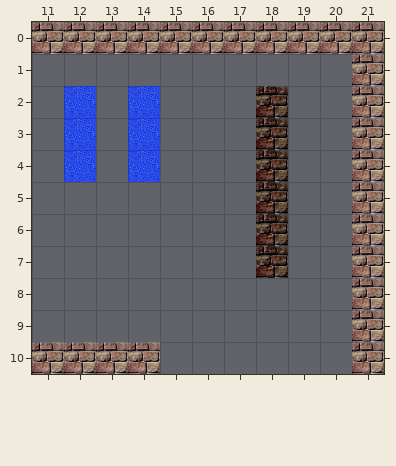
Level history. Tiled map: Clockwise/assets/top-right.tmx. Above, as it was before the edit.
Cells are 32x32 px. Shown: x 11..21, y 0..10.
The result:
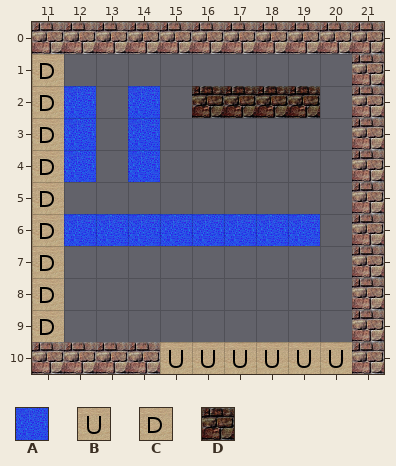
Key: from "tiles": A 1, B 2, C 3, D 4.
_ is an empty cell.
Tiles of an added or newly shown layer are drawn over the layers below it.
Change:
Layer "Tile Layer 1" (now hidden):
The edit erases tile D in rows 3 to 7 at x 18.
Layer "Tile Layer 2" (now shown):
The author put tile A in row 6 at x 12 to 19.
The author put tile B in row 10 at x 15 to 20.
The author put tile C in rows 1 to 9 at x 11.
The author put tile D in row 2 at x 16 to 17 and 19.
Changed places in both pictures, as pixel boxes (x1, y1, x2, y2):
changed: (32, 54, 320, 342)
added: (160, 342, 352, 374)
